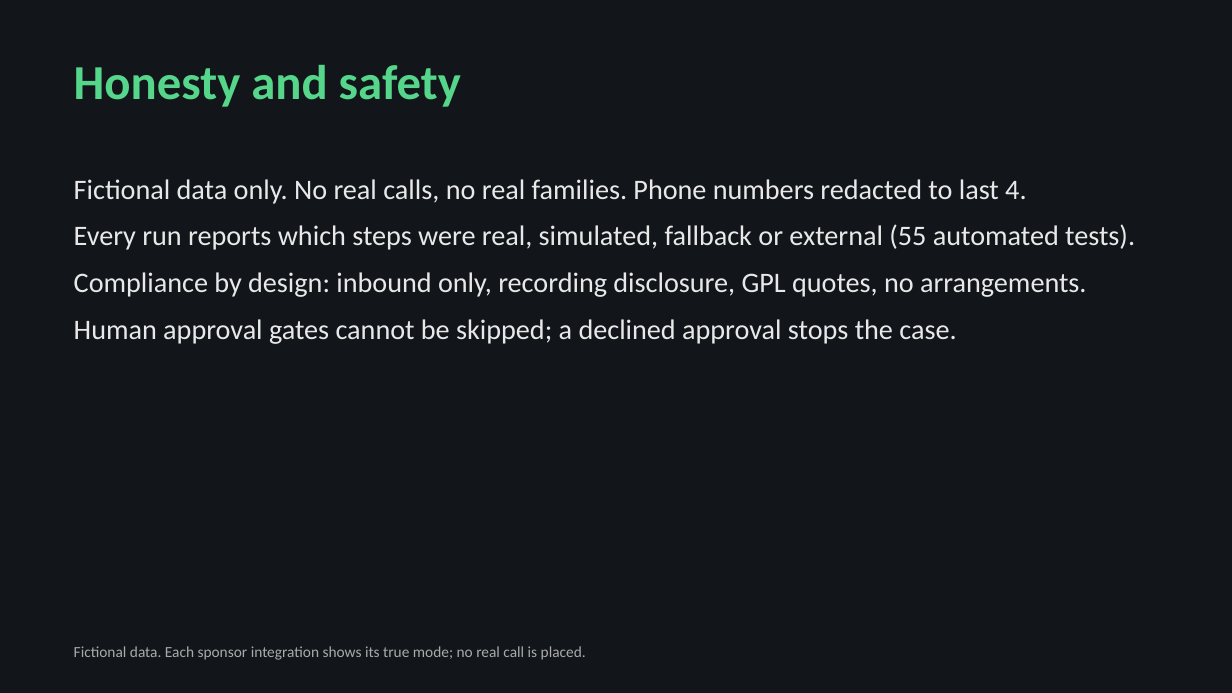
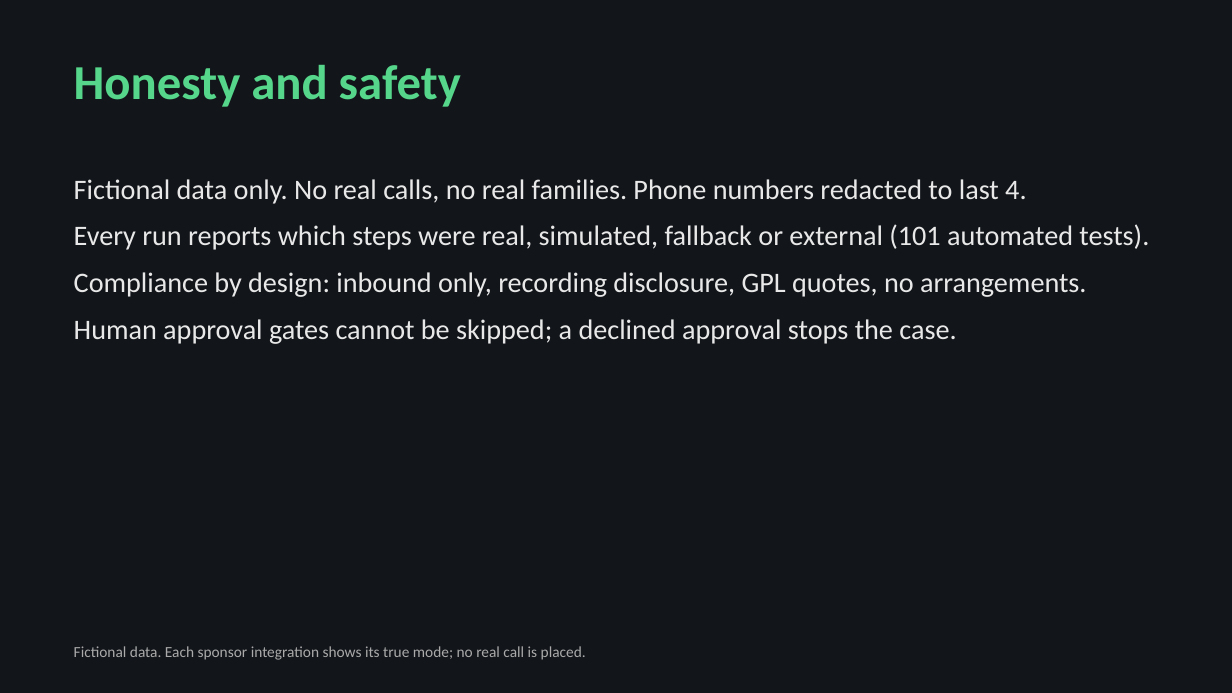
Before and after one commit to donaldc11/vigil-ai-night-staff, a slide deck: slide 6 of Vigil_deck.pptx. Drawn at 1232x693 pixels with LibreOffice and Linux fonts; fonts in the diff are those of the drawing. Boxes give left, top, right and bottom in pixels: in the first picture for what was removed or moved away, otherwise in the second. Text is boxed around its words. In the diff, an @@ line names an element or a change of style, - is before the commit and + after.

```diff
--- a/Vigil_deck.pptx
+++ b/Vigil_deck.pptx
@@ text at [74,224,1149,250]: text changed @@
-Every run reports which steps were real, simulated, fallback or external (55 automated tests).
+Every run reports which steps were real, simulated, fallback or external (101 automated tests).
```
Also in this commit, not shown: 1 other slide changed, 4 other files.
